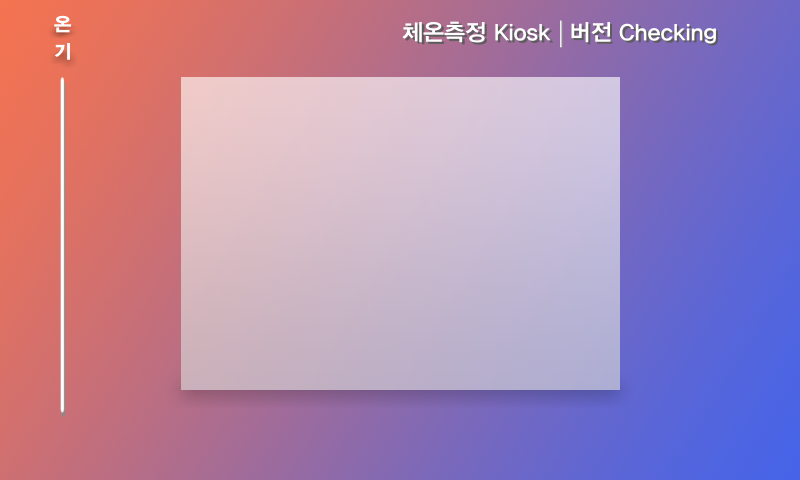
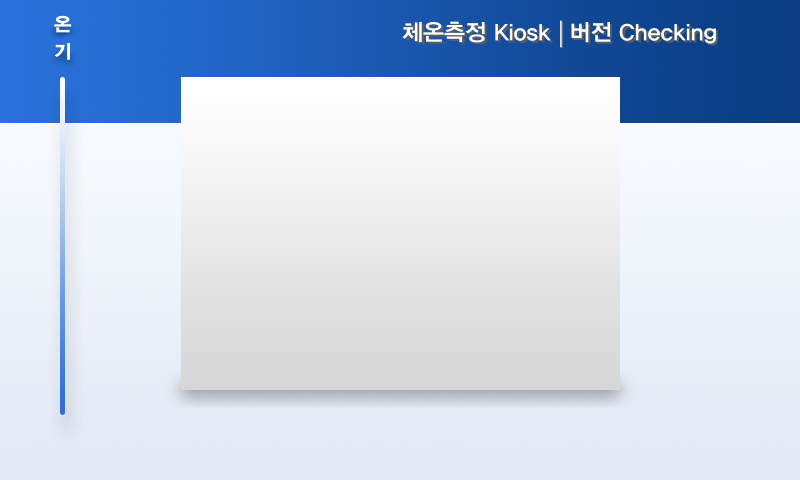
Layers edited between the first and the second 800×480 image:
added layer "사각형 1" above "레이어 3 복사" over [60, 77, 65, 415]
"레이어 4": opacity 63% → 100% over [181, 77, 620, 390]
removed layer "레이어 2" over [0, 0, 800, 480]
renamed "레이어 3" to "레이어 5", moved it below "온 기", painted on it over [0, 0, 800, 480]
